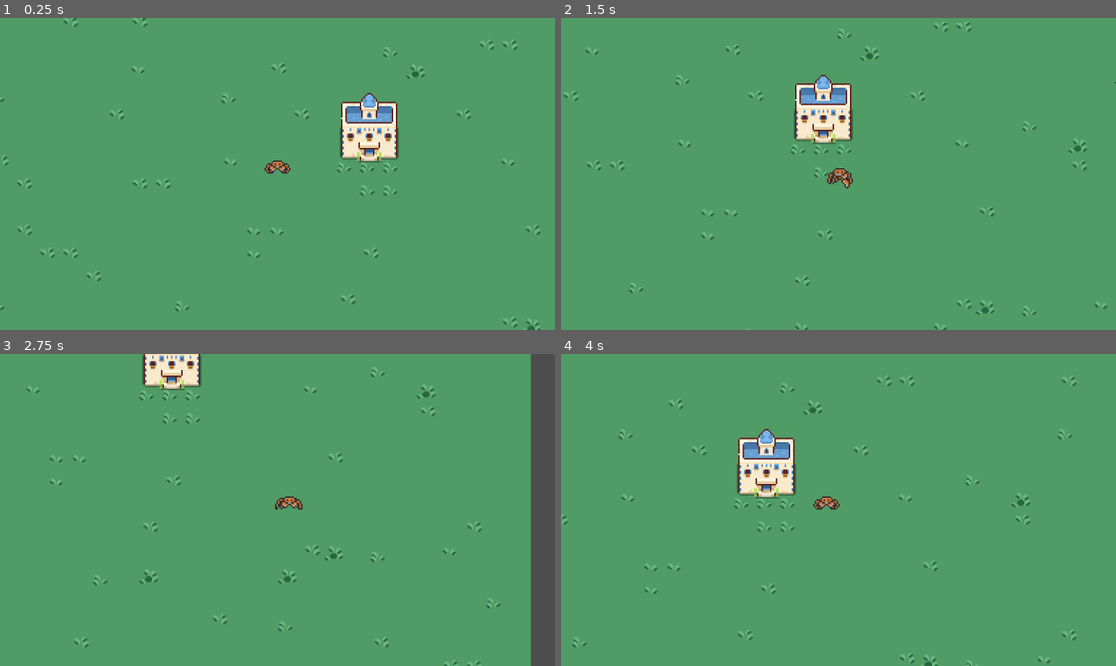
Above: before the commit, frames 1-4 (two rows, left to right).
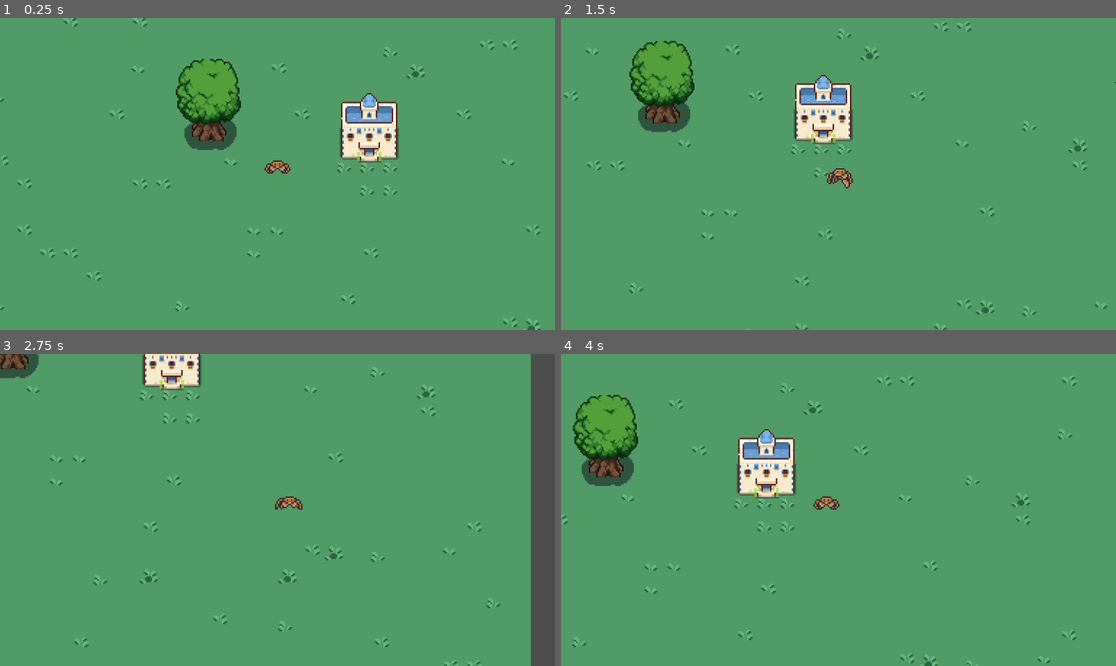
Above: after the commit, the same moments.

Repository: Bodin-IM/godot-game-gruppe-2
Game: Godot game, scene res://tile_map.tscn
Two runs of this game, one before a commit and one after it. Both use one fixed random seed, a clock stepped at 60 frames per second and the inputs below. This scene is started directly instead of the project's main scene.
Inputs:
- Up to frame 1 (0.25 s): no input
- Up to frame 2 (1.5 s): hold Right (right) 0.53-1.28 s; tap Space (attack) at 0.6, 1.35 s; hold Down (down) from 1.28 s (still down)
- Up to frame 3 (2.75 s): release Down (down) at 2.03 s; hold Right (right) from 2.03 s (still down); tap Space (attack) at 2.1 s
- Up to frame 4 (4 s): release Right (right) at 2.78 s; hold Up (up) 2.78-3.53 s; tap Space (attack) at 2.85, 3.6 s; hold Left (left) from 3.53 s (still down)

The runs differ from the first frame. In frame 1, 2.7% of the frame differs, in the area x 31-44%, y 13-43%; in frame 2, 2.7%; in frame 3, 0.5%; in frame 4, 2.7%, in the area x 2-14%, y 13-43%.

Commit message:
la stein i ressurs gruppe

Diff:
--- a/resources/scenes/rocks.tscn
+++ b/resources/scenes/rocks.tscn
@@ -6,7 +6,7 @@
 [sub_resource type="CircleShape2D" id="CircleShape2D_crg15"]
 radius = 8.0
 
-[node name="rocks" type="Area2D"]
+[node name="rocks" type="Area2D" groups=["ressurs_object"]]
 script = ExtResource("1_nn6wy")
 
 [node name="Rock" type="Sprite2D" parent="."]
--- a/tile_map.tscn
+++ b/tile_map.tscn
@@ -6,6 +6,7 @@
 [ext_resource type="Texture2D" uid="uid://dw0e0f7gdgv71" path="res://assets/tilesets/fences.png" id="4_hwj67"]
 [ext_resource type="PackedScene" uid="uid://dhdjm32hoc2hw" path="res://scenes/player.tscn" id="5_n13or"]
 [ext_resource type="PackedScene" uid="uid://dr8b5l3bhx7hh" path="res://buildings/scenes/main_building.tscn" id="6_cf2e6"]
+[ext_resource type="PackedScene" uid="uid://doui8uwon7xr7" path="res://resources/scenes/trees.tscn" id="7_x31so"]
 
 [sub_resource type="TileSetAtlasSource" id="TileSetAtlasSource_anwat"]
 resource_name = "Grass"
@@ -137,3 +138,6 @@
 
 [node name="Node2D" parent="." instance=ExtResource("6_cf2e6")]
 position = Vector2(104, -32)
+
+[node name="trees" parent="." instance=ExtResource("7_x31so")]
+position = Vector2(-32, -16)
Not shown: 1 places in tile_map.tscn that only renumber resources
